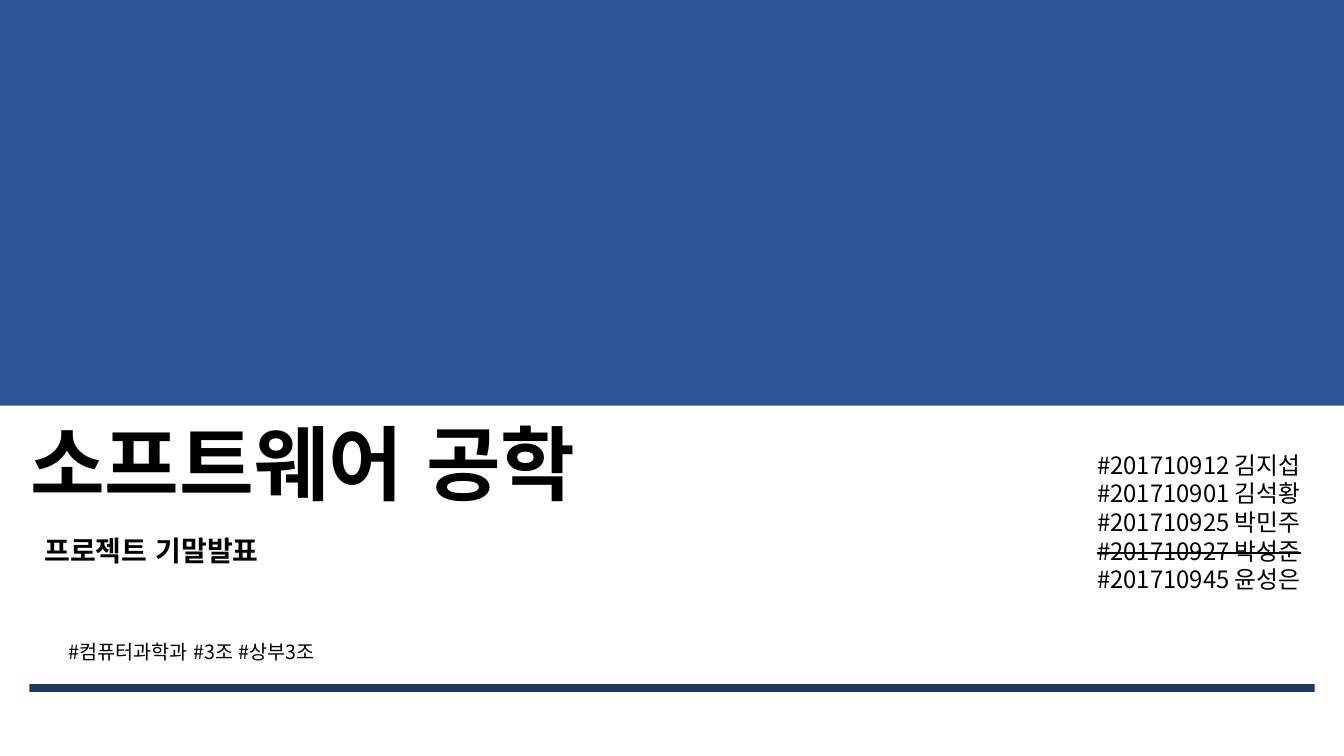
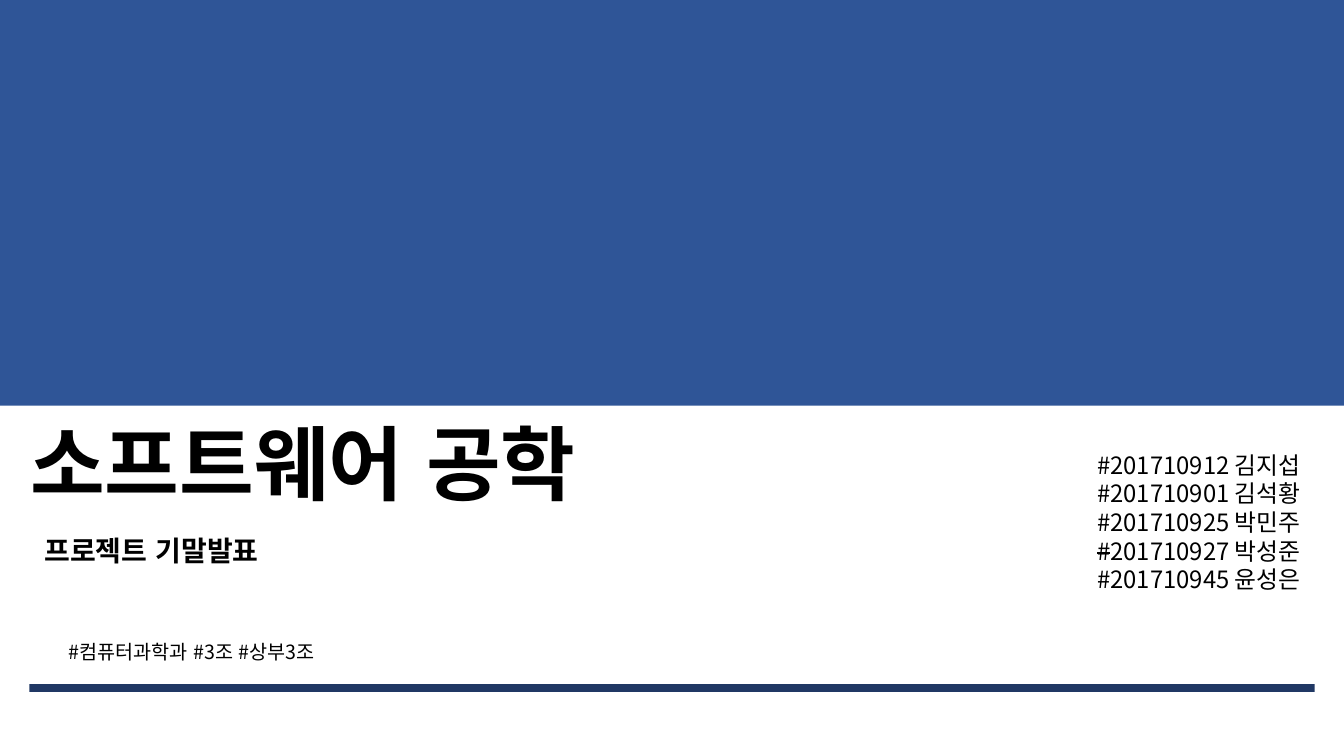
Before and after one commit to Jeeseob/SoftwareEngineering, a slide deck: slide 1 of 소공_기말발표.pptx. Drawn at 1344x756 pixels with LibreOffice and Linux fonts; fonts in the diff are those of the drawing. Boxes give left, top, right and bottom in pixels: in the first picture for what was removed or moved away, otherwise in the second. Text is boxed around its words. In the diff, an @@ line names an element or a change of style, - is before the commit and + after.

```diff
--- a/소공_기말발표.pptx
+++ b/소공_기말발표.pptx
@@ text at [1097,540,1301,562]: strikethrough off in "#201710927 박성준" @@
```
Also in this commit, not shown: 1 other file.
